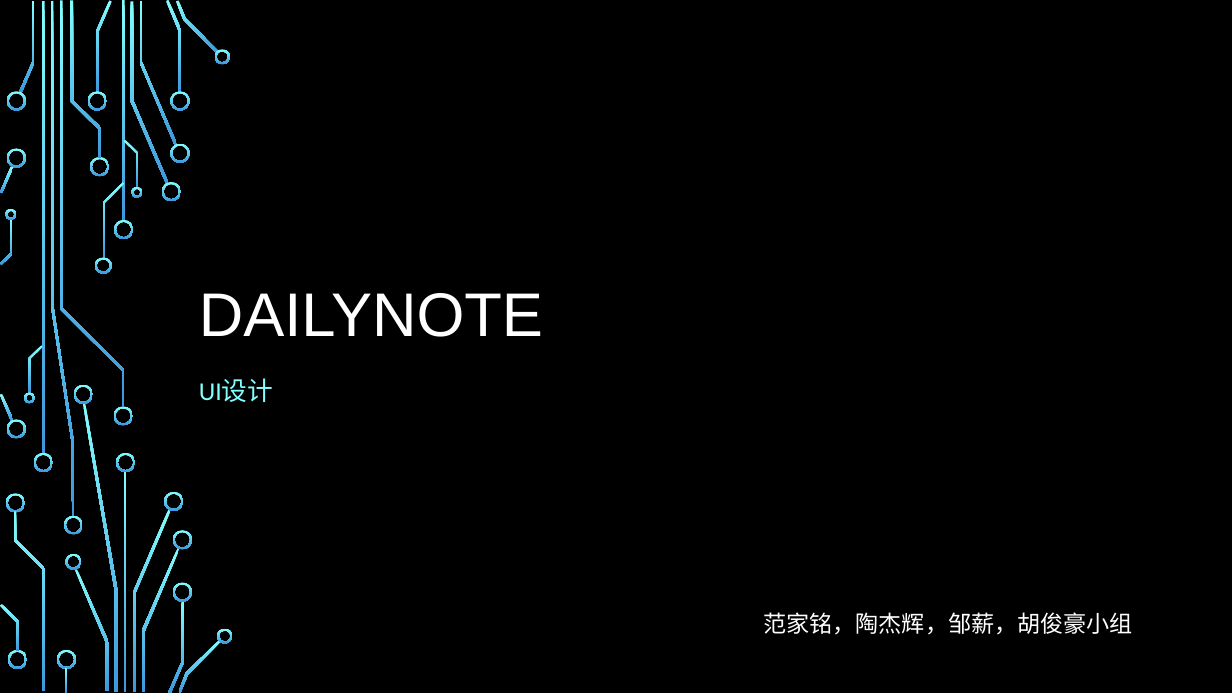
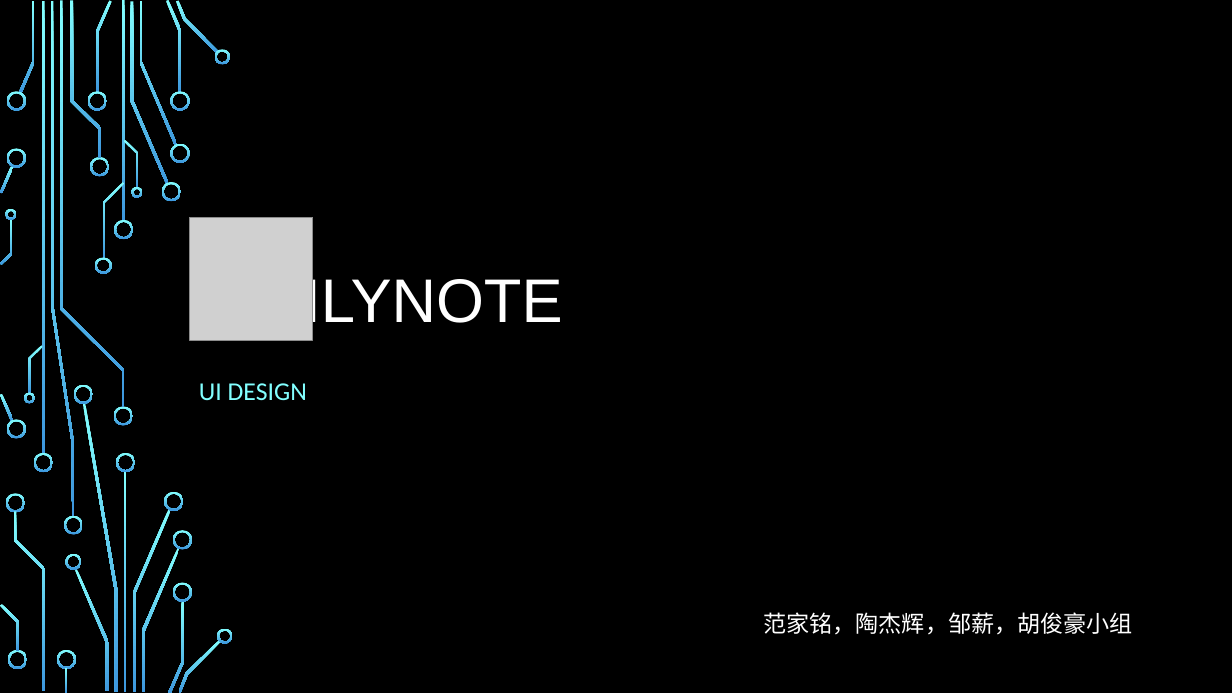
Before and after one commit to android-app-development-course/2019-a5-note, a slide deck: slide 1 of docs/UIDesign.pptx. Drawn at 1232x693 pixels with LibreOffice and Linux fonts; fonts in the diff are those of the drawing; grey boxes stand for pictures; background and template pictures are left out. Boxes give left, top, right and bottom in pixels: in the first picture for what was removed or moved away, otherwise in the second. Text is boxed around its words. In the diff, an @@ line names an element or a change of style, - is before the commit and + after.

Commit message:
update ppt

```diff
--- a/docs/UIDesign.pptx
+++ b/docs/UIDesign.pptx
@@ title "DAILYNOTE" rewrapped from box(199, 293, 543, 337) to box(218, 273, 562, 334) @@
@@ picture added at box(189, 217, 312, 340) @@
@@ subtitle at box(199, 383, 307, 400): text changed @@
-UI设计
+UI DESIGN
```
